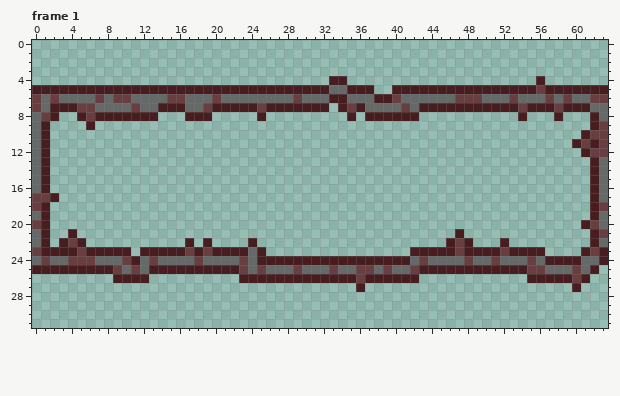
File history of a pixel-art file, Assets/Ea folder/Trial frame.aseprite. The first picture shows the starting point.
64x32 pixels, 7 frames. Pixels under 10% opacity are left out. Colours within 5 levels of each other are drawn and written as one. Shown: frame 1.
After:
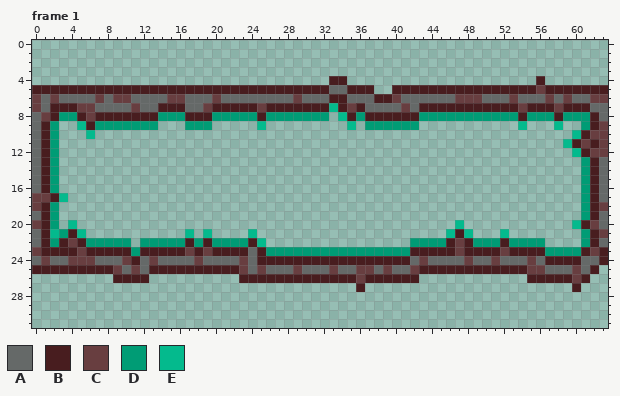
Palette (. is transparent): A #656968  B #481d1f  C #683e40  D #009c75  E #04ba8d
Changes in this commit:
Changed rows in their new state; - is an unchanged pixel.
Frame 1:
first column x 2:
 7 -------------------------------E----------------------------
 8 -DD---------DDD---DDDDD-DDDDDDD-E-D------DDDDDDDDDDD-DDD-DDD
 9 D--E-DDDDDDD---DDD-----E---------E-DDDDDD-----------E---E--D
10 D---E-----------------------------------------------------E-
11 D--------------------------------------------------------E--
12 D---------------------------------------------------------E-
13 D----------------------------------------------------------D
14 D----------------------------------------------------------D
15 D----------------------------------------------------------D
16 D----------------------------------------------------------D
17 -E---------------------------------------------------------D
18 D----------------------------------------------------------D
19 D----------------------------------------------------------D
20 D-E------------------------------------------E------------E-
21 ED-E-----------E-E----E---------------------E-E---E--------D
22 D---DDDDD-DDDDD-D-DDDD-E----------------DDDD---DDD-DDDD----D
23 ---------D--------------DDDDDDDDDDDDDDDD---------------DDDD-
Pixel boxes of the changes (left, top, right, bottom) in both pictures:
added: (50, 103, 590, 256)
